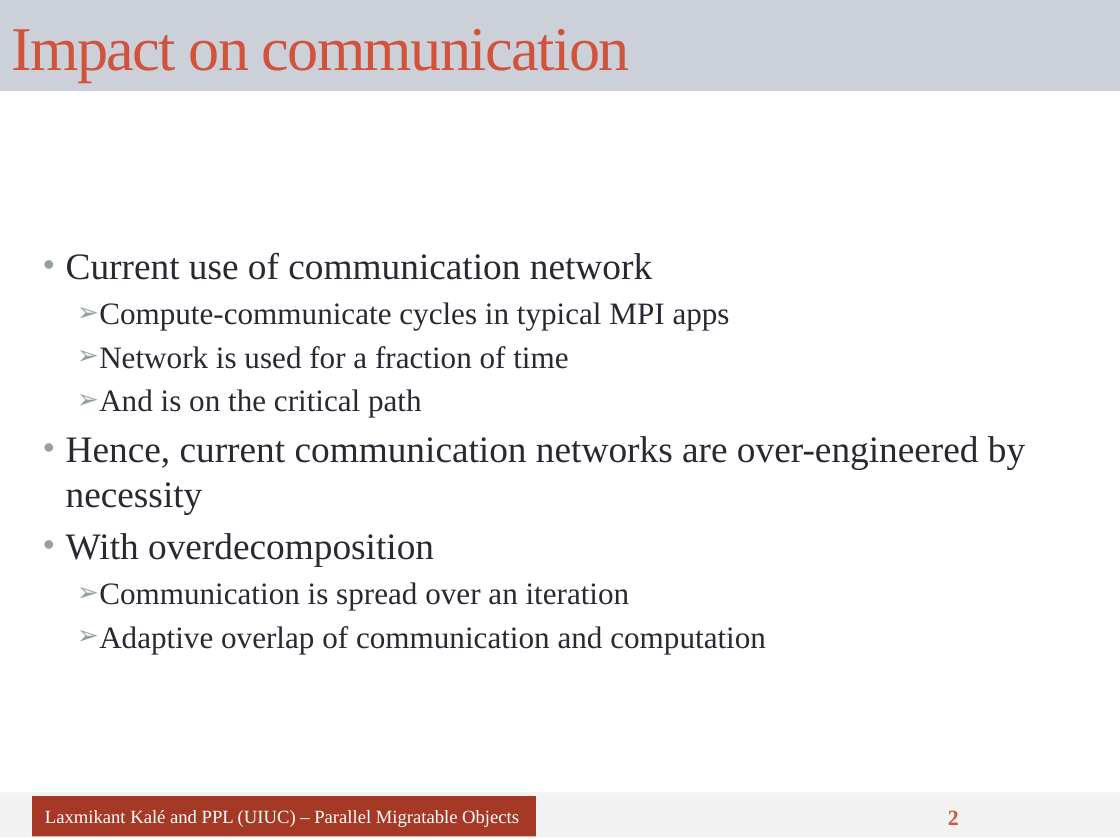
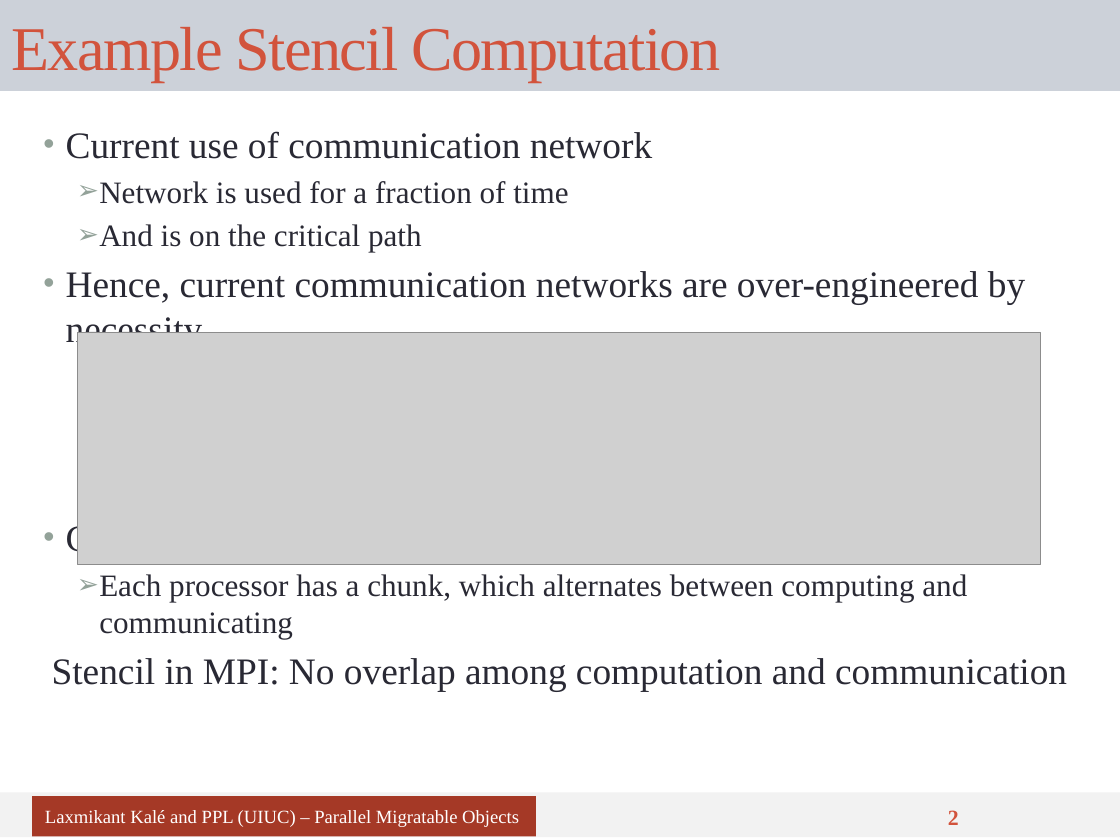
Before and after one commit to UIUC-PPL/charm_tutorial, a slide deck: slide 2 of tutorial-03-benefits.pptx. Drawn at 1120x840 pixels with LibreOffice and Linux fonts; fonts in the diff are those of the drawing; grey boxes stand for pictures. Boxes give left, top, right and bottom in pixels: in the first picture for what was removed or moved away, otherwise in the second. Text is boxed around its words. In the diff, an @@ line names an element or a change of style, - is before the commit and + after.

Commit message:
tut 3: combine stencil example slides

```diff
--- a/tutorial-03-benefits.pptx
+++ b/tutorial-03-benefits.pptx
@@ title at (11, 27, 720, 82): text changed @@
-Impact on communication
+Example Stencil Computation
@@ text "Current use of communication network" at (52, 131, 1067, 692): vertical alignment middle to top @@
@@ text at (99, 302, 730, 330): paragraph removed @@
-  ➢ Compute-communicate cycles in typical MPI apps
@@ picture added at (78, 333, 1042, 564) @@
@@ text at (52, 522, 1067, 692): text changed; size 20 to 24 pt @@
-• With overdecomposition
-  ➢ Communication is spread over an iteration
-  ➢ Adaptive overlap of communication and computation
+• Consider a simple stencil computation (i.e. MPI-based)
+  ➢ Each processor has a chunk, which alternates between computing and communicating
+Stencil in MPI: No overlap among computation and communication
```
Also in this commit, not shown: 1 other slide changed, 1 slide removed.
